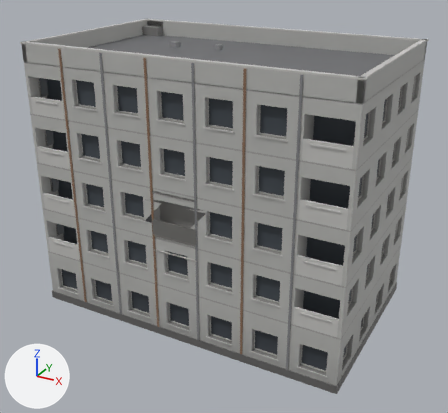
An edit to the glTF model assets/props/panel_block.glb, drawn before and after from the same camera.
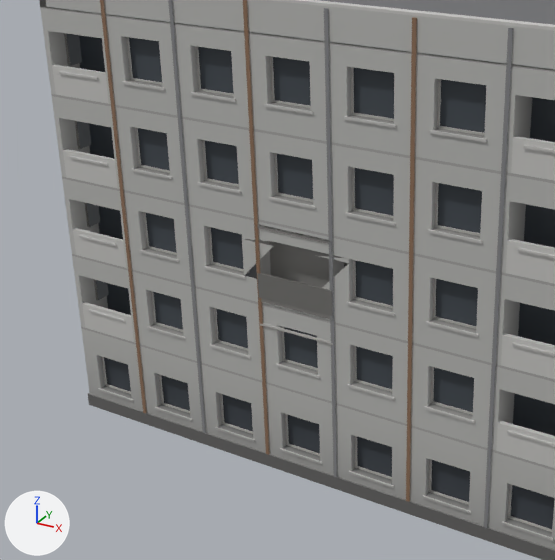
Each version appears first whole from a camera (50 mm lens) standing at (18.0, -33.0, 23.1) and looking at (0.2, -0.7, 7.0), and next in a close-up on the part from 0% to 73% of the width and 14% to 94% of the height. The axes (+X, +Y, +Z) are drawn at lower left. The lights are the same throughout. The older version's two pictures come first. Vertices at exactly the same position are counted once.

Names of what the first close-up shows: 'panel_block'.
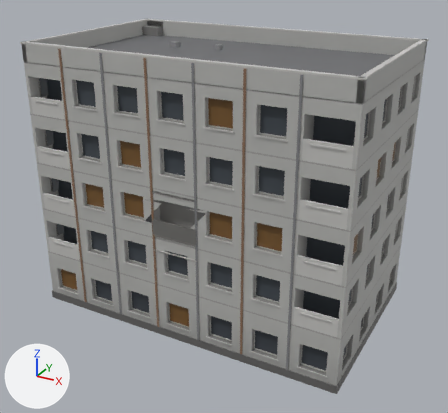
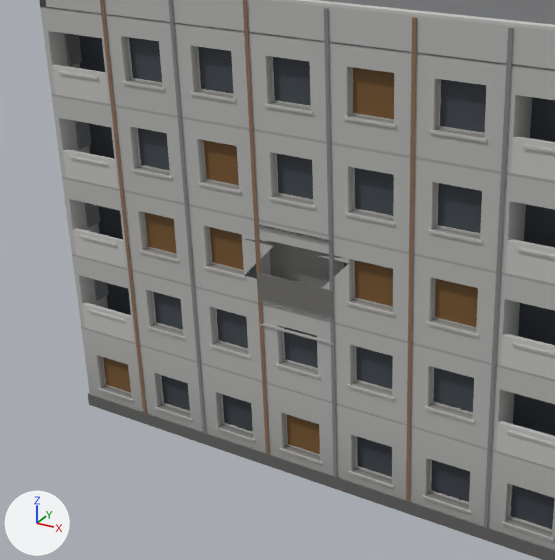
Location of each change, [x1, y1, x2, y2] in pixels of the close-ups (555 x 560 px):
part 1 of me_panel_block, added (brown): after [103, 357, 131, 393]
part 2 of me_panel_block, added (brown): after [145, 212, 177, 254]
part 3 of me_panel_block, added (brown): after [210, 227, 244, 270]
part 4 of me_panel_block, added (brown): after [204, 140, 239, 185]
part 5 of me_panel_block, added (brown): after [287, 415, 320, 454]
part 6 of me_panel_block, added (brown): after [355, 260, 393, 307]
part 7 of me_panel_block, added (brown): after [353, 67, 394, 119]
part 8 of me_panel_block, added (brown): after [435, 279, 478, 327]

The edits, one by one:
me_panel_block is used by ob_panel_block; location (0.0, 0.0, 0.0).
me_panel_block had 4312 vertices, 7560 faces and spanned x -10.3..10.3, y -6.3..6.3, z 0.0..17.3.
me_panel_block now has 4912 vertices, 8460 faces and spans x -10.3..10.3, y -6.3..6.3, z 0.0..17.3.
me_panel_block part 1: a new loose piece, a box spanning x -9.566..-8.006, y -5.985..-5.955, z 0.98..2.47, in mat_defaultmaterial.
me_panel_block part 2: a new loose piece, a box spanning x -6.637..-5.077, y -5.985..-5.955, z 7.69..9.18, in mat_defaultmaterial.
me_panel_block part 3: a new loose piece, a box spanning x -3.709..-2.149, y -5.985..-5.955, z 7.69..9.18, in mat_defaultmaterial.
me_panel_block part 4: a new loose piece, a box spanning x -3.709..-2.149, y -5.985..-5.955, z 10.84..12.33, in mat_defaultmaterial.
me_panel_block part 5: a new loose piece, a box spanning x -0.78..0.78, y -5.985..-5.955, z 0.98..2.47, in mat_defaultmaterial.
me_panel_block part 6: a new loose piece, a box spanning x 2.149..3.709, y -5.985..-5.955, z 7.69..9.18, in mat_defaultmaterial.
me_panel_block part 7: a new loose piece, a box spanning x 2.149..3.709, y -5.985..-5.955, z 13.99..15.48, in mat_defaultmaterial.
me_panel_block part 8: a new loose piece, a box spanning x 5.077..6.637, y -5.985..-5.955, z 7.69..9.18, in mat_defaultmaterial.
Other edits to the shape of me_panel_block do not show in these pictures.
